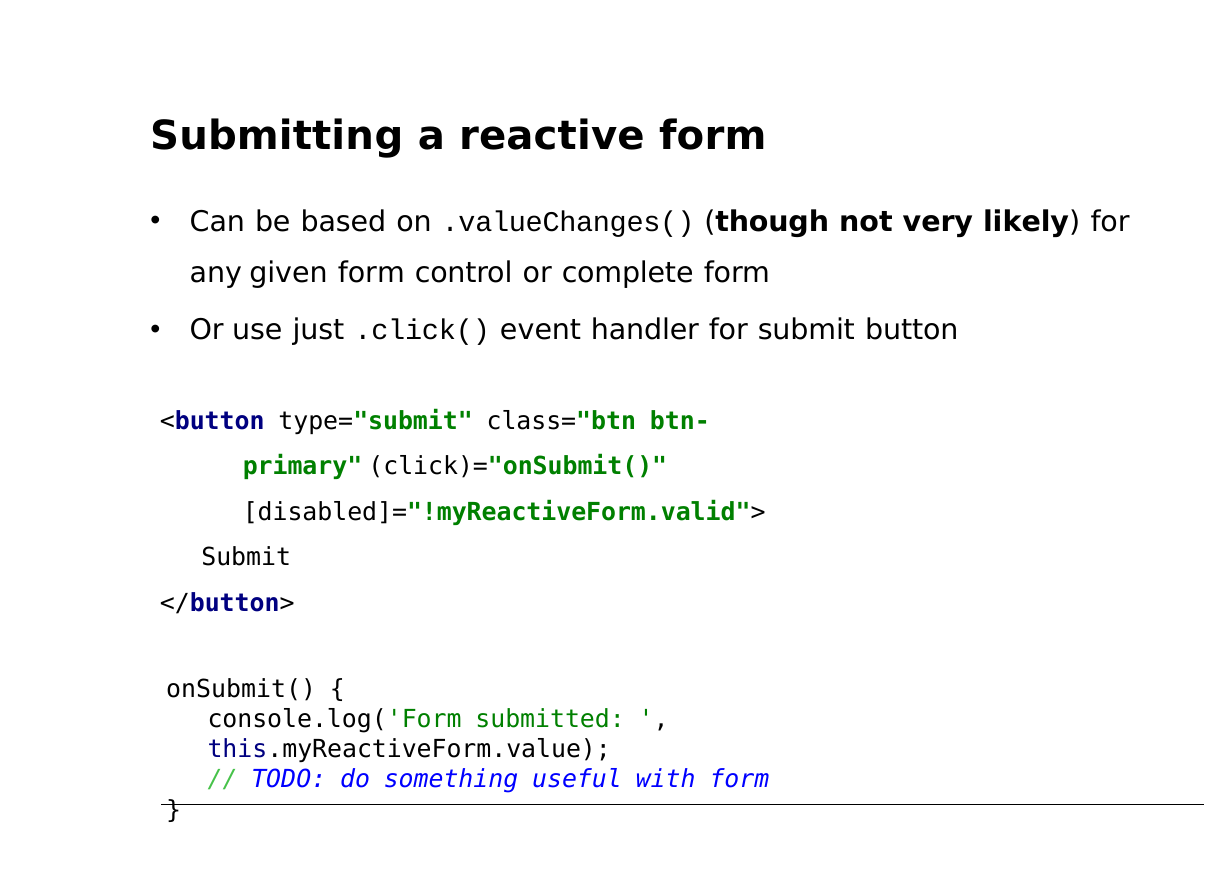
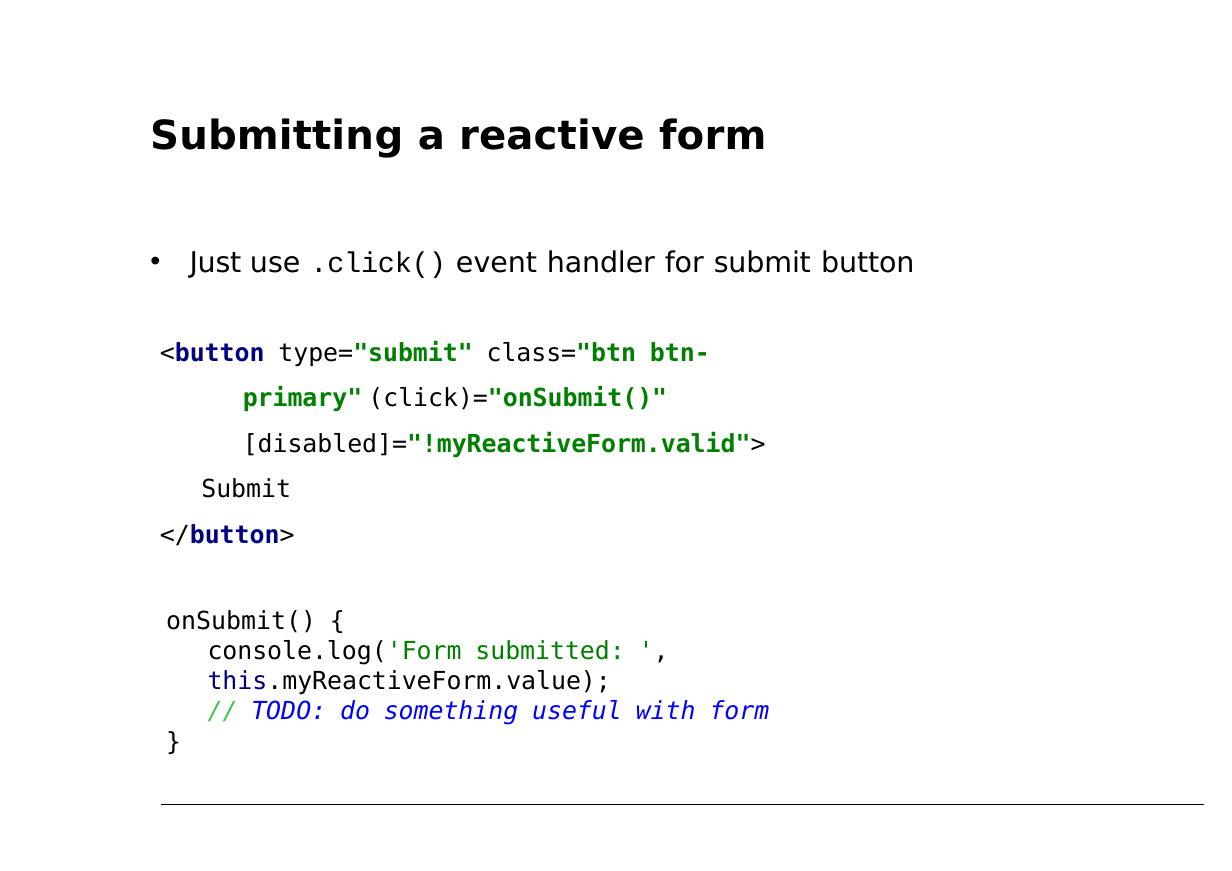
Before and after one commit to petereijgermans11/accelerator-programma, a slide deck: slide 49 of forms/Angular Forms.pptx. Drawn at 1232x871 pixels with LibreOffice and Linux fonts; fonts in the diff are those of the drawing. Boxes give left, top, right and bottom in pixels: in the first picture for what was removed or moved away, otherwise in the second. Text is boxed around its words. In the diff, an @@ line names an element or a change of style, - is before the commit and + after.

```diff
--- a/forms/Angular Forms.pptx
+++ b/forms/Angular Forms.pptx
@@ text at bbox=[190, 250, 914, 278]: text changed @@
-• Can be based on .valueChanges() (though not very likely) for any given form control or complete form
-• Or use just .click() event handler for submit button
+• Just use .click() event handler for submit button
```
Also in this commit, not shown: 7 other slides changed, 4 slides added, 5 other files.
